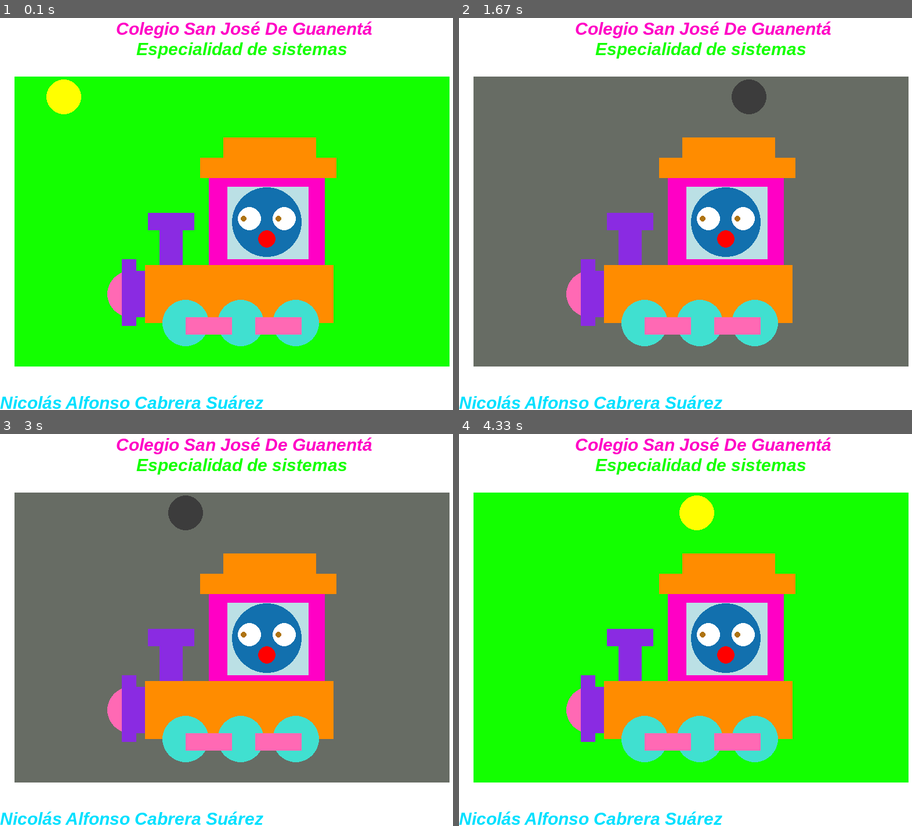
Above: before the commit, frames 1-4 (two rows, left to right).
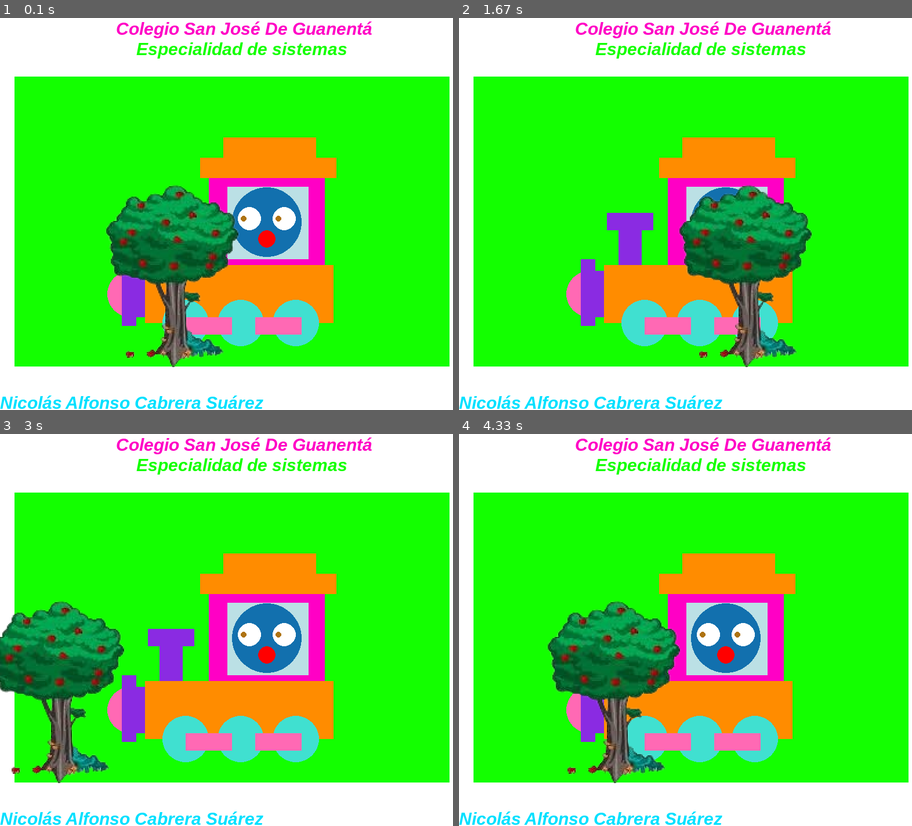
Above: after the commit, the same moments.

Repository: Nicolas942/intro_pygame
Game: pygame game, started from mi_dibujo_animado.py
Two runs of this game, one before a commit and one after it. Both use one fixed random seed, a clock stepped at 60 frames per second and the inputs below.
Inputs:
- Up to frame 1 (0.1 s): no input
- Up to frame 2 (1.67 s): no input
- Up to frame 3 (3 s): no input
- Up to frame 4 (4.33 s): no input

The runs differ from the first frame. In frame 1, 7.6% of the frame differs, in the area x 10-53%, y 15-90%; in frame 2, 59%, in the area x 3-100%, y 14-90%; in frame 3, 53%; in frame 4, 7.6%.

Commit message:
Actualización

Diff:
--- a/mi_dibujo_animado.py
+++ b/mi_dibujo_animado.py
@@ -33,9 +33,16 @@
 
 clock = pygame.time.Clock()
 
+arbol = pygame.image.load("img/árbol.png")
+arbol = pygame.transform.scale2x(arbol)
+
+
 XX = 25
-MOVIMIENTO = 10
-color_sol = amarillo
+MOVIMIENTO = 2.5
+
+pupila_dre = 480
+pupila_izq = 420
+
 
 while True:
 
@@ -50,17 +57,19 @@
 
     XX = XX + MOVIMIENTO
 
-    if XX >= 700:
-        XX = 700
-        MOVIMIENTO = -10
-        if color_sol == amarillo:
-            color_sol = gris_luna
-        else:
-            color_sol = amarillo
+    if XX >= 385:
+        XX = -175
+        MOVIMIENTO = 2.5
 
-    elif XX <= 80:
-        XX = 80
-        MOVIMIENTO = 10
+    elif XX >= 200:
+        pupila_dre = 500
+        pupila_izq = 440
+    else:
+        pupila_dre = 480
+        pupila_izq = 420
+
+
+
 
     texto = fuente_arial.render("Colegio San José De Guanentá", True, morado)
     ventana.blit(texto, (200, 25))
@@ -71,12 +80,10 @@
     nombre = fuente_arial.render("Nicolás Alfonso Cabrera Suárez", True, azul_cian)
     ventana.blit(nombre, (0, 670))
 
-    if color_sol == amarillo:
-        color_fondo = verde
-    else:
-        color_fondo = gris
 
-    pygame.draw.rect(ventana, color_fondo, (25, 125, 750, 500))
+
+    pygame.draw.rect(ventana, verde, (25, 125, 750, 500))
+
 
     pygame.draw.circle(ventana, rosa_chicle, (225, 500), 40)
     pygame.draw.rect(ventana, violeta, (235, 460, 15, 80))
@@ -101,9 +108,14 @@
     pygame.draw.circle(ventana, blanco, (430, 370), 20)
     pygame.draw.circle(ventana, blanco, (490, 370), 20)
     pygame.draw.circle(ventana, rojo, (460, 405), 15)
-    pygame.draw.circle(ventana, cafe, (480, 370), 5)
-    pygame.draw.circle(ventana, cafe, (420, 370), 5)
 
-    pygame.draw.circle(ventana, color_sol, (XX, 160), 30)
+    # Pupilas
+    pygame.draw.circle(ventana, cafe, (pupila_dre, 370), 5)
+    pygame.draw.circle(ventana, cafe, (pupila_izq, 370), 5)
+
+    # árbol
+    ventana.blit(arbol, (XX, 280))
+
+
 
     pygame.display.flip()
Binary file added: img/árbol.png
